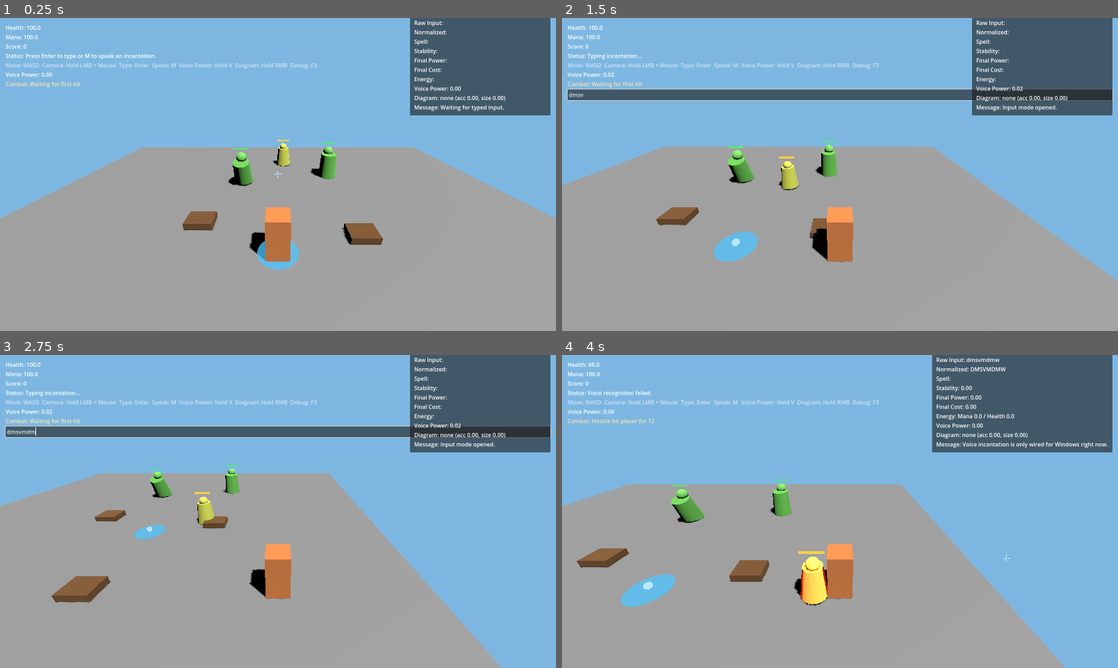
Above: before the commit, frames 1-4 (two rows, left to right).
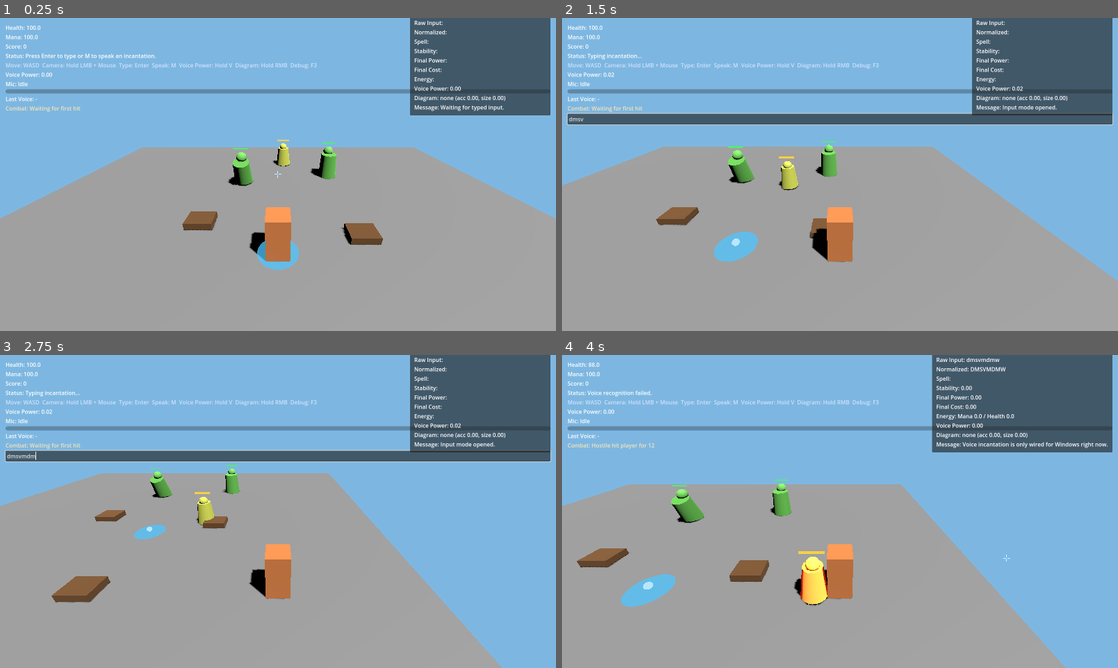
Above: after the commit, the same moments.

Repository: sh4d0w28/the-magic-engine
Game: Godot game, scene res://scenes/Main.tscn
Two runs of this game, one before a commit and one after it. Both use one fixed random seed, a clock stepped at 60 frames per second and the inputs below.
Inputs (mouse positions are in pixels of both pictures, inside the frame that each line leads up to):
- Up to frame 1 (0.25 s): no input
- Up to frame 2 (1.5 s): tap Enter at 0.5 s; move the mouse to (962, 158) at 0.52 s; hold D (move_right) 0.53-1.28 s; hold M (voice_incantation) 0.53-1.28 s; click (962, 158) at 0.67 s; move the mouse to (728, 190) at 1.27 s; hold S (move_back) from 1.28 s (still down); tap V (voice_charge) at 1.35 s
- Up to frame 3 (2.75 s): tap M (voice_incantation) at 1.55 s; move the mouse to (333, 442) at 2.02 s; release S (move_back) at 2.03 s; hold D (move_right) from 2.03 s (still down); hold M (voice_incantation) from 2.03 s (still down)
- Up to frame 4 (4 s): move the mouse to (812, 574) at 2.77 s; release D (move_right) at 2.78 s; release M (voice_incantation) at 2.78 s; hold W (move_forward) 2.78-3.53 s; tap Enter at 2.85 s; click (812, 574) at 2.92 s; tap M (voice_incantation) at 3.05 s; move the mouse to (1006, 558) at 3.52 s; hold A (move_left) from 3.53 s (still down); hold M (voice_incantation) from 3.53 s (still down)

The runs differ from the first frame. In frame 1, 1.4% of the frame differs, in the area x 1-74%, y 20-30%; in frame 2, 7.5%, in the area x 0-100%, y 20-35%; in frame 3, 7.5%; in frame 4, 1.3%.

Commit message:
feat: show microphone level and transcript

Diff:
--- a/project.godot
+++ b/project.godot
@@ -12,6 +12,10 @@
 config/name="The Magic Engine"
 run/main_scene="res://scenes/Main.tscn"
 config/features=PackedStringArray("4.2")
+
+[audio]
+
+driver/enable_input=true
 
 [display]
 
--- a/scenes/ui/HUD.tscn
+++ b/scenes/ui/HUD.tscn
@@ -50,6 +50,22 @@
 layout_mode = 2
 text = "Voice Power: 0.00"
 
+[node name="MicStatusLabel" type="Label" parent="MarginContainer/VBoxContainer"]
+layout_mode = 2
+text = "Mic: Idle"
+
+[node name="MicLevelBar" type="ProgressBar" parent="MarginContainer/VBoxContainer"]
+custom_minimum_size = Vector2(220, 12)
+layout_mode = 2
+max_value = 1.0
+step = 0.01
+value = 0.0
+show_percentage = false
+
+[node name="LastVoiceLabel" type="Label" parent="MarginContainer/VBoxContainer"]
+layout_mode = 2
+text = "Last Voice: -"
+
 [node name="CombatFeedLabel" type="Label" parent="MarginContainer/VBoxContainer"]
 layout_mode = 2
 text = "Combat: Waiting for first hit"
--- a/scripts/Main.gd
+++ b/scripts/Main.gd
@@ -10,13 +10,15 @@
 @onready var _active_spells: Node3D = $SpellManager/ActiveSpells
 @onready var _hostiles: Node3D = $World/Environment/Hostiles
 
-var _player_spawn_transform: Transform3D
+var _player_spawn_position := Vector3.ZERO
+var _player_spawn_basis := Basis.IDENTITY
 var _hostile_spawn_transforms: Array[Transform3D] = []
 var _reset_timer := -1.0
 
 
 func _ready() -> void:
-	_player_spawn_transform = _player.transform
+	_player_spawn_position = _player.global_position
+	_player_spawn_basis = _player.global_basis
 	for hostile in _hostiles.get_children():
 		_hostile_spawn_transforms.append(hostile.transform)
 		_connect_hostile(hostile)
@@ -43,12 +45,14 @@
 	if _hud.has_method("is_input_open") and _hud.is_input_open():
 		_hud.close_input()
 
-	_player.reset_to_transform(_player_spawn_transform)
+	_player.reset_to_transform(Transform3D(_player_spawn_basis, _player_spawn_position))
 	_player.restore_to_full()
+	_player.set_physics_interpolation_mode(Node.PHYSICS_INTERPOLATION_MODE_OFF)
 	_respawn_hostiles()
 	_hud.set_status("Encounter reset. Press Enter to type an incantation.")
 	_hud.set_combat_feed("Arena reset.")
 	_debug_panel.set_message("Encounter reset after player defeat.")
+	_player.call_deferred("set_physics_interpolation_mode", Node.PHYSICS_INTERPOLATION_MODE_INHERIT)
 
 
 func _on_player_defeated() -> void:
--- a/scripts/input/InputController.gd
+++ b/scripts/input/InputController.gd
@@ -12,6 +12,9 @@
 	_hud.input_submitted.connect(_on_input_submitted)
 	_voice_power_tracker.voice_power_changed.connect(_on_voice_power_changed)
 	_voice_incantation_recognizer.listening_started.connect(_on_voice_listening_started)
+	_voice_incantation_recognizer.listening_stopped.connect(_on_voice_listening_stopped)
+	_voice_incantation_recognizer.mic_level_changed.connect(_on_voice_mic_level_changed)
+	_voice_incantation_recognizer.transcript_updated.connect(_on_voice_transcript_updated)
 	_voice_incantation_recognizer.recognition_completed.connect(_on_voice_recognition_completed)
 	_voice_incantation_recognizer.recognition_failed.connect(_on_voice_recognition_failed)
 	_diagram_recognizer.diagram_changed.connect(_on_diagram_changed)
@@ -22,6 +25,8 @@
 func _initialize_ui_state() -> void:
 	_hud.set_status("Press Enter to type or M to speak an incantation.")
 	_debug_panel.set_message("Waiting for typed input.")
+	_hud.set_mic_listening(false)
+	_hud.set_mic_level(0.0)
 	_on_voice_power_changed(_voice_power_tracker.get_voice_power())
 	_on_diagram_changed(_diagram_recognizer.get_diagram_result())
 
@@ -83,7 +88,21 @@
 
 func _on_voice_listening_started() -> void:
 	_hud.set_status("Listening for voice incantation...")
+	_hud.set_mic_listening(true)
 	_debug_panel.set_message("Microphone listener started.")
+
+
+func _on_voice_listening_stopped() -> void:
+	_hud.set_mic_listening(false)
+	_hud.set_mic_level(0.0)
+
+
+func _on_voice_mic_level_changed(level: float) -> void:
+	_hud.set_mic_level(level)
+
+
+func _on_voice_transcript_updated(raw_text: String, normalized_input: String) -> void:
+	_hud.set_last_voice_text(raw_text, normalized_input)
 
 
 func _on_voice_recognition_completed(result: Dictionary) -> void:
--- a/scripts/input/VoiceIncantationRecognizer.gd
+++ b/scripts/input/VoiceIncantationRecognizer.gd
@@ -1,21 +1,35 @@
 extends Node
 
 signal listening_started
+signal listening_stopped
+signal mic_level_changed(level: float)
+signal transcript_updated(raw_text: String, normalized_input: String)
 signal recognition_completed(result: Dictionary)
 signal recognition_failed(message: String)
 
 @export var timeout_seconds: int = 5
 @export var minimum_confidence: float = 0.55
 
+const _MIC_BUS_NAME := "MicMonitor"
+
 var _worker_thread: Thread
 var _is_listening := false
+var _mic_player: AudioStreamPlayer
+var _capture_effect: AudioEffectCapture
+
+
+func _ready() -> void:
+	_setup_mic_monitor()
 
 
 func _process(_delta: float) -> void:
+	if _is_listening:
+		mic_level_changed.emit(_consume_mic_level())
 	if _worker_thread != null and _is_listening and not _worker_thread.is_alive():
 		var result: Dictionary = _worker_thread.wait_to_finish()
 		_worker_thread = null
 		_is_listening = false
+		_stop_mic_monitor()
 		_emit_result(result)
 
 
@@ -28,12 +42,14 @@
 		return false
 
 	_is_listening = true
+	_start_mic_monitor()
 	listening_started.emit()
 	_worker_thread = Thread.new()
 	var start_error := _worker_thread.start(_run_recognition_job)
 	if start_error != OK:
 		_worker_thread = null
 		_is_listening = false
+		_stop_mic_monitor()
 		recognition_failed.emit("Failed to start voice recognizer thread.")
 		return false
 	return true
@@ -112,12 +128,75 @@
 
 func _emit_result(result: Dictionary) -> void:
 	if not bool(result.get("success", false)):
+		listening_stopped.emit()
+		mic_level_changed.emit(0.0)
 		recognition_failed.emit(str(result.get("error", "Voice recognition failed.")))
 		return
 
 	var confidence: float = float(result.get("confidence", 0.0))
 	if confidence < minimum_confidence:
+		listening_stopped.emit()
+		mic_level_changed.emit(0.0)
 		recognition_failed.emit("Voice confidence too low (%.2f)." % confidence)
 		return
 
+	transcript_updated.emit(
+		str(result.get("raw_text", "")),
+		str(result.get("normalized_input", ""))
+	)
+	listening_stopped.emit()
+	mic_level_changed.emit(0.0)
 	recognition_completed.emit(result)
+
+
+func _setup_mic_monitor() -> void:
+	if AudioServer.get_bus_index(_MIC_BUS_NAME) == -1:
+		AudioServer.add_bus()
+		var bus_index := AudioServer.bus_count - 1
+		AudioServer.set_bus_name(bus_index, _MIC_BUS_NAME)
+		AudioServer.add_bus_effect(bus_index, AudioEffectCapture.new(), 0)
+
+	var monitor_bus_index := AudioServer.get_bus_index(_MIC_BUS_NAME)
+	var effect := AudioServer.get_bus_effect(monitor_bus_index, 0)
+	if effect is AudioEffectCapture:
+		_capture_effect = effect
+
+	_mic_player = AudioStreamPlayer.new()
+	_mic_player.name = "VoiceMicMonitor"
+	_mic_player.stream = AudioStreamMicrophone.new()
+	_mic_player.bus = _MIC_BUS_NAME
+	_mic_player.volume_db = -80.0
+	add_child(_mic_player)
+
+
+func _start_mic_monitor() -> void:
+	if _capture_effect != null:
+		_capture_effect.clear_buffer()
+	if _mic_player != null and not _mic_player.playing:
+		_mic_player.play()
+
+
+func _stop_mic_monitor() -> void:
+	if _mic_player != null and _mic_player.playing:
+		_mic_player.stop()
+	if _capture_effect != null:
+		_capture_effect.clear_buffer()
+
+
+func _consume_mic_level() -> float:
+	if _capture_effect == null:
+		return 0.0
+
+	var frames_available := _capture_effect.get_frames_available()
+	if frames_available <= 0:
+		return 0.0
+
+	var sample_count := mini(frames_available, 2048)
+	var buffer: PackedVector2Array = _capture_effect.get_buffer(sample_count)
+	if buffer.is_empty():
+		return 0.0
+
+	var peak := 0.0
+	for sample in buffer:
+		peak = maxf(peak, maxf(absf(sample.x), absf(sample.y)))
+	return clampf(peak, 0.0, 1.0)
--- a/scripts/player/PlayerController.gd
+++ b/scripts/player/PlayerController.gd
@@ -88,10 +88,16 @@
 
 
 func reset_to_transform(respawn_transform: Transform3D) -> void:
-	global_position = respawn_transform.origin
-	global_basis = respawn_transform.basis
-	transform = respawn_transform
 	velocity = Vector3.ZERO
+	PhysicsServer3D.body_set_state(get_rid(), PhysicsServer3D.BODY_STATE_TRANSFORM, respawn_transform)
+	global_transform = respawn_transform
+	call_deferred("_apply_respawn_transform", respawn_transform)
+
+
+func _apply_respawn_transform(respawn_transform: Transform3D) -> void:
+	velocity = Vector3.ZERO
+	PhysicsServer3D.body_set_state(get_rid(), PhysicsServer3D.BODY_STATE_TRANSFORM, respawn_transform)
+	global_transform = respawn_transform
 
 
 func is_alive() -> bool:
--- a/scripts/tests/AcceptanceRunner.gd
+++ b/scripts/tests/AcceptanceRunner.gd
@@ -96,9 +96,18 @@
 	await process_frame
 	_assert(debug_panel.get_node("MarginContainer/VBoxContainer/RawInputLabel").text.ends_with("rock tore"), "Voice recognition updates raw input")
 	_assert(debug_panel.get_node("MarginContainer/VBoxContainer/NormalizedInputLabel").text.ends_with("RAK TOR"), "Voice recognition normalizes incantation")
+	_assert(hud.get_node("MarginContainer/VBoxContainer/LastVoiceLabel").text.contains("rock tore"), "HUD shows last spoken text")
 	_assert(active_spells.get_child_count() == 1 and active_spells.get_child(0).name == "Fireball", "Voice recognition can cast fireball")
 	for child in active_spells.get_children():
 		child.queue_free()
+	await process_frame
+
+	voice_incantation_recognizer.listening_started.emit()
+	voice_incantation_recognizer.mic_level_changed.emit(0.42)
+	await process_frame
+	_assert(hud.get_node("MarginContainer/VBoxContainer/MicStatusLabel").text.contains("Listening"), "HUD shows listening mic state")
+	_assert(hud.get_node("MarginContainer/VBoxContainer/MicLevelBar").value > 0.4, "HUD shows microphone level")
+	voice_incantation_recognizer.listening_stopped.emit()
 	await process_frame
 
 	# Milestone 4 and 5
@@ -308,9 +317,12 @@
 	main._process(float(main.get("encounter_reset_delay_seconds")) + 0.1)
 	await process_frame
 	await process_frame
+	await physics_frame
+	await physics_frame
 	_assert(is_equal_approx(player.get_health(), 100.0), "Player health resets after defeat")
 	_assert(is_equal_approx(player.get_mana(), 100.0), "Player mana resets after defeat")
-	_assert(player.global_position.distance_to(start_position) < 0.05, "Player respawns at arena start after defeat")
+	var respawn_offset: Vector3 = player.global_position - start_position
+	_assert(respawn_offset.length() < 1.1 and absf(respawn_offset.z) < 0.2, "Player respawns near arena start after defeat")
 	_assert(hostiles.get_child_count() >= 1, "Hostile enemies respawn after defeat")
 	_assert(hud.get_node("MarginContainer/VBoxContainer/CombatFeedLabel").text.contains("Arena reset"), "Combat feed reports encounter reset")
 
--- a/scripts/ui/HUD.gd
+++ b/scripts/ui/HUD.gd
@@ -8,6 +8,9 @@
 @onready var _status_label: Label = $MarginContainer/VBoxContainer/StatusLabel
 @onready var _controls_label: Label = $MarginContainer/VBoxContainer/ControlsLabel
 @onready var _voice_power_label: Label = $MarginContainer/VBoxContainer/VoicePowerLabel
+@onready var _mic_status_label: Label = $MarginContainer/VBoxContainer/MicStatusLabel
+@onready var _mic_level_bar: ProgressBar = $MarginContainer/VBoxContainer/MicLevelBar
+@onready var _last_voice_label: Label = $MarginContainer/VBoxContainer/LastVoiceLabel
 @onready var _combat_feed_label: Label = $MarginContainer/VBoxContainer/CombatFeedLabel
 @onready var _input_line: LineEdit = $MarginContainer/VBoxContainer/InputLine
 @onready var _aim_reticle: Control = $AimReticle
@@ -40,6 +43,21 @@
 
 func set_voice_power(voice_power: float) -> void:
 	_voice_power_label.text = "Voice Power: %.2f" % voice_power
+
+
+func set_mic_listening(is_listening: bool) -> void:
+	_mic_status_label.text = "Mic: %s" % ("Listening..." if is_listening else "Idle")
+
+
+func set_mic_level(level: float) -> void:
+	_mic_level_bar.value = clampf(level, 0.0, 1.0)
+
+
+func set_last_voice_text(raw_text: String, normalized_input: String) -> void:
+	if raw_text.is_empty():
+		_last_voice_label.text = "Last Voice: -"
+		return
+	_last_voice_label.text = "Last Voice: %s -> %s" % [raw_text, normalized_input]
 
 
 func set_score(score: int) -> void:
